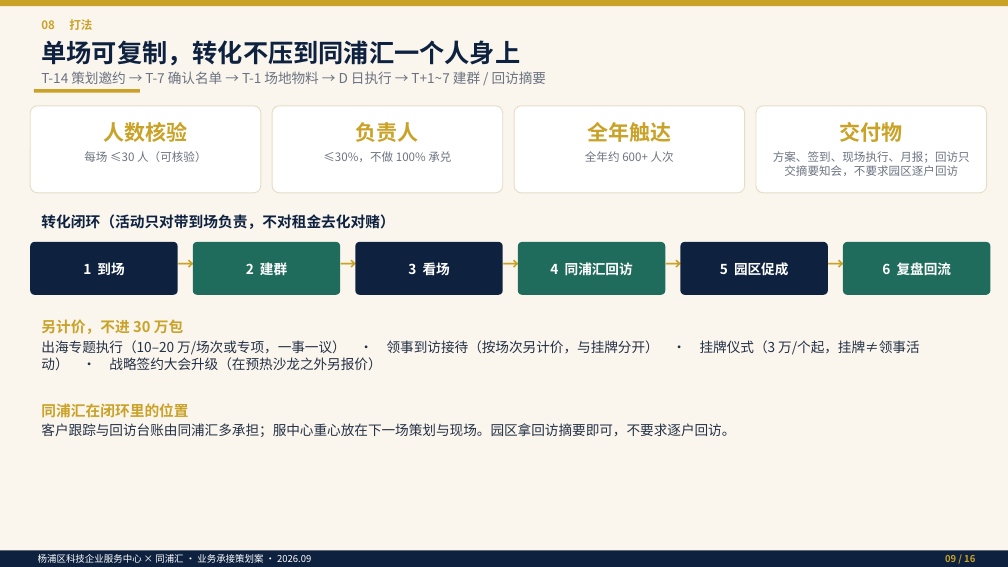
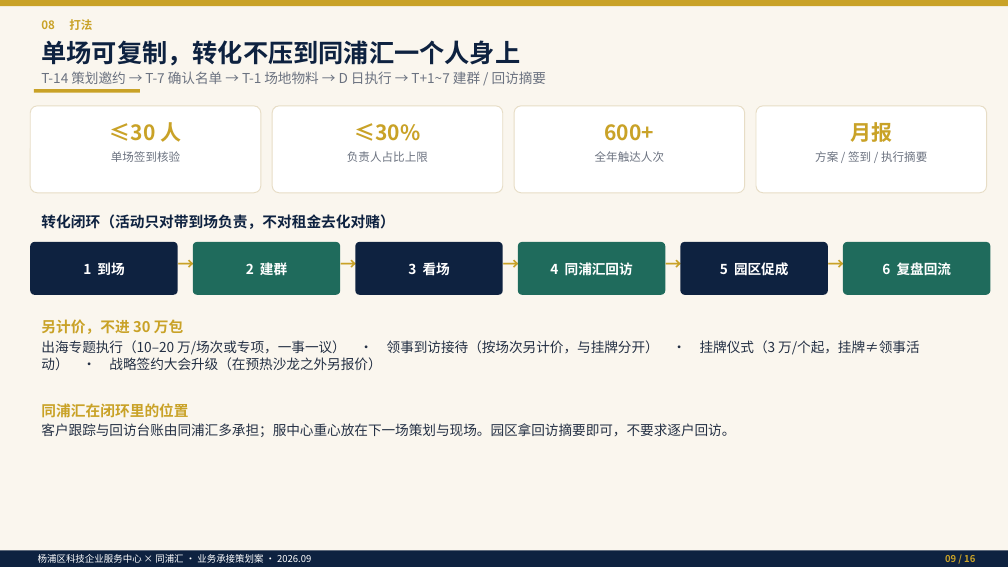
Before and after one commit to hujigang2010-maker/AIDEN, a slide deck: slide 9 of output/同浦汇_30场活动与科技企业服务中心筹备_业务承接策划案.pptx. Drawn at 1008x567 pixels with LibreOffice and Linux fonts; fonts in the diff are those of the drawing. Boxes give left, top, right and bottom in pixels: in the first picture for what was removed or moved away, otherwise in the second. Text is boxed around its words. In the diff, an @@ line names an element or a change of style, - is before the commit and + after.

```diff
--- a/output/同浦汇_30场活动与科技企业服务中心筹备_业务承接策划案.pptx
+++ b/output/同浦汇_30场活动与科技企业服务中心筹备_业务承接策划案.pptx
@@ text at bbox=[110, 122, 181, 142]: text changed @@
-人数核验
+≤30 人
@@ text at bbox=[354, 123, 420, 141]: text changed @@
-负责人
+≤30%
@@ text at bbox=[605, 124, 655, 141]: text changed @@
-全年触达
+600+
@@ text at bbox=[850, 122, 892, 142]: text changed @@
-交付物
+月报
@@ text at bbox=[111, 151, 180, 162]: text changed @@
-每场 ≤30 人（可核验）
+单场签到核验
@@ text at bbox=[347, 151, 428, 162]: text changed @@
-≤30%，不做 100% 承兑
+负责人占比上限
@@ text at bbox=[595, 151, 664, 162]: text changed @@
-全年约 600+ 人次
+全年触达人次
@@ text at bbox=[815, 151, 927, 162]: text changed @@
-方案、签到、现场执行、月报；回访只交摘要知会，不要求园区逐户回访
+方案 / 签到 / 执行摘要
```
Also in this commit, not shown: 1 other slide changed, 6 other files.
